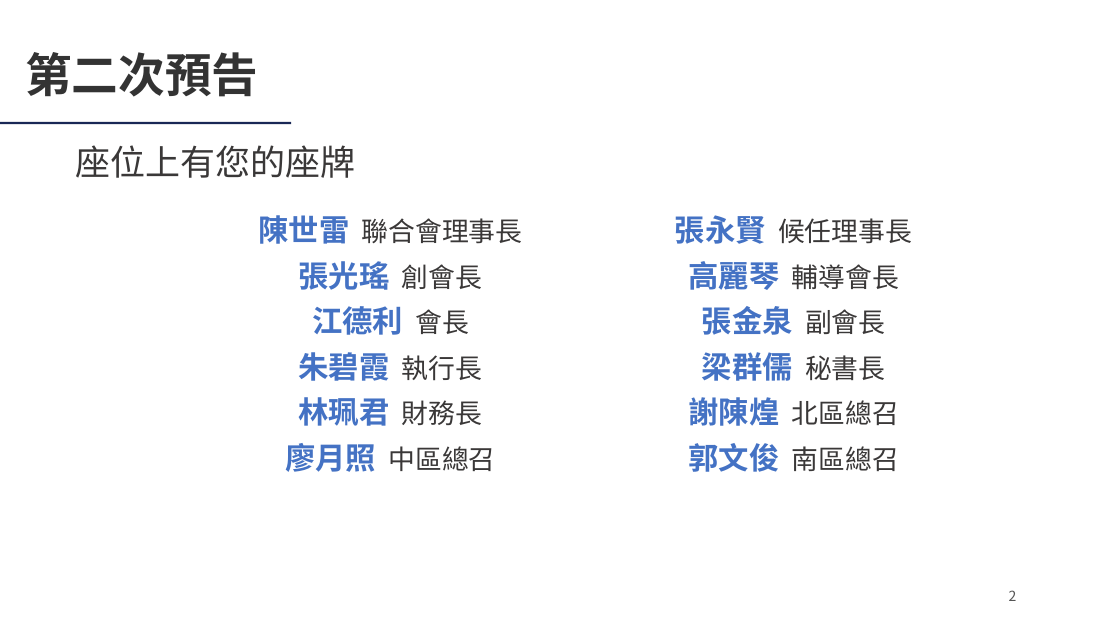
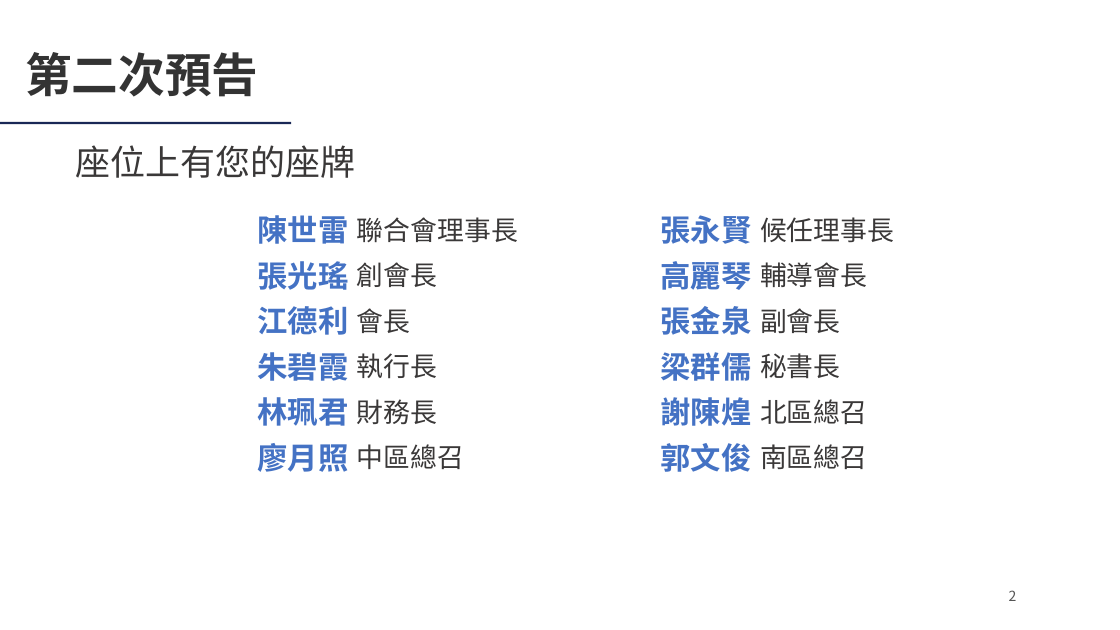
Before and after one commit to Ericliang680928/IAA, a slide deck: slide 2 of 20261204/agm/IAA會員大會簡報_20261204.pptx. Drawn at 1120x630 pixels with LibreOffice and Linux fonts; fonts in the diff are those of the drawing; background and template pictures are left out. Boxes give left, top, right and bottom in pixels: in the first picture for what was removed or moved away, otherwise in the second. Text is boxed around its words. In the diff, an @@ line names an element or a change of style, - is before the commit and + after.

```diff
--- a/20261204/agm/IAA會員大會簡報_20261204.pptx
+++ b/20261204/agm/IAA會員大會簡報_20261204.pptx
@@ text at (x1=257, y1=215, x2=348, y2=244): text changed; size 23 to 26 pt; text colour #3A3838 to #4472C4; bold on @@
-陳世雷 聯合會理事長
+陳世雷
@@ text added at (x1=357, y1=217, x2=518, y2=243), 23 pt, text #3A3838 @@
+聯合會理事長
@@ text added at (x1=661, y1=215, x2=752, y2=244), 26 pt, text #4472C4, bold @@
+張永賢
@@ text at (x1=760, y1=217, x2=894, y2=243): text changed @@
-張永賢 候任理事長
+候任理事長
@@ text at (x1=257, y1=261, x2=348, y2=290): text changed @@
-張光瑤 創會長
+張光瑤
@@ text at (x1=357, y1=262, x2=437, y2=287): text changed; size 26 to 23 pt; text colour #4472C4 to #3A3838; bold off @@
-張金泉 副會長
+創會長
@@ text added at (x1=661, y1=261, x2=752, y2=290), 26 pt, text #4472C4, bold @@
+高麗琴
@@ text at (x1=760, y1=262, x2=867, y2=287): text changed @@
-高麗琴 輔導會長
+輔導會長
@@ text at (x1=257, y1=306, x2=348, y2=335): text changed @@
-江德利 會長
+江德利
@@ text added at (x1=357, y1=308, x2=411, y2=333), 23 pt, text #3A3838 @@
+會長
@@ text added at (x1=661, y1=306, x2=752, y2=335), 26 pt, text #4472C4, bold @@
+張金泉
@@ text added at (x1=760, y1=308, x2=840, y2=333), 23 pt, text #3A3838 @@
+副會長
@@ text added at (x1=257, y1=352, x2=348, y2=381), 26 pt, text #4472C4, bold @@
+朱碧霞
@@ text at (x1=357, y1=353, x2=437, y2=379): text changed; size 26 to 23 pt; text colour #4472C4 to #3A3838; bold off @@
-朱碧霞 執行長
+執行長
@@ text added at (x1=661, y1=352, x2=752, y2=381), 26 pt, text #4472C4, bold @@
+梁群儒
@@ text at (x1=760, y1=353, x2=840, y2=379): text changed; size 26 to 23 pt; text colour #4472C4 to #3A3838; bold off @@
-梁群儒 秘書長
+秘書長
@@ text added at (x1=257, y1=397, x2=348, y2=426), 26 pt, text #4472C4, bold @@
+林珮君
@@ text at (x1=357, y1=399, x2=437, y2=424): text changed; size 26 to 23 pt; text colour #4472C4 to #3A3838; bold off @@
-林珮君 財務長
+財務長
@@ text added at (x1=661, y1=397, x2=752, y2=426), 26 pt, text #4472C4, bold @@
+謝陳煌
@@ text at (x1=760, y1=399, x2=867, y2=424): text changed @@
-謝陳煌 北區總召
+北區總召
@@ text added at (x1=257, y1=443, x2=348, y2=472), 26 pt, text #4472C4, bold @@
+廖月照
@@ text at (x1=357, y1=444, x2=464, y2=469): text changed @@
-廖月照 中區總召
+中區總召
@@ text added at (x1=661, y1=443, x2=752, y2=472), 26 pt, text #4472C4, bold @@
+郭文俊
@@ text at (x1=760, y1=444, x2=867, y2=469): text changed @@
-郭文俊 南區總召
+南區總召
```
Also in this commit, not shown: 5 other slides changed, 2 other files.
